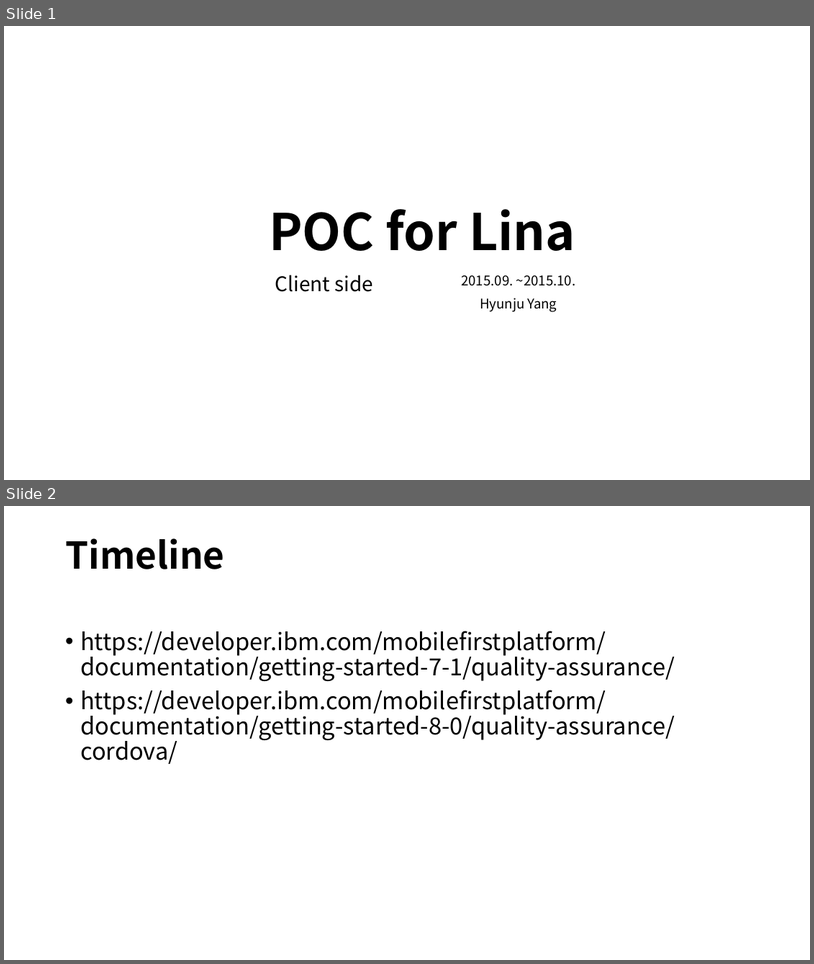
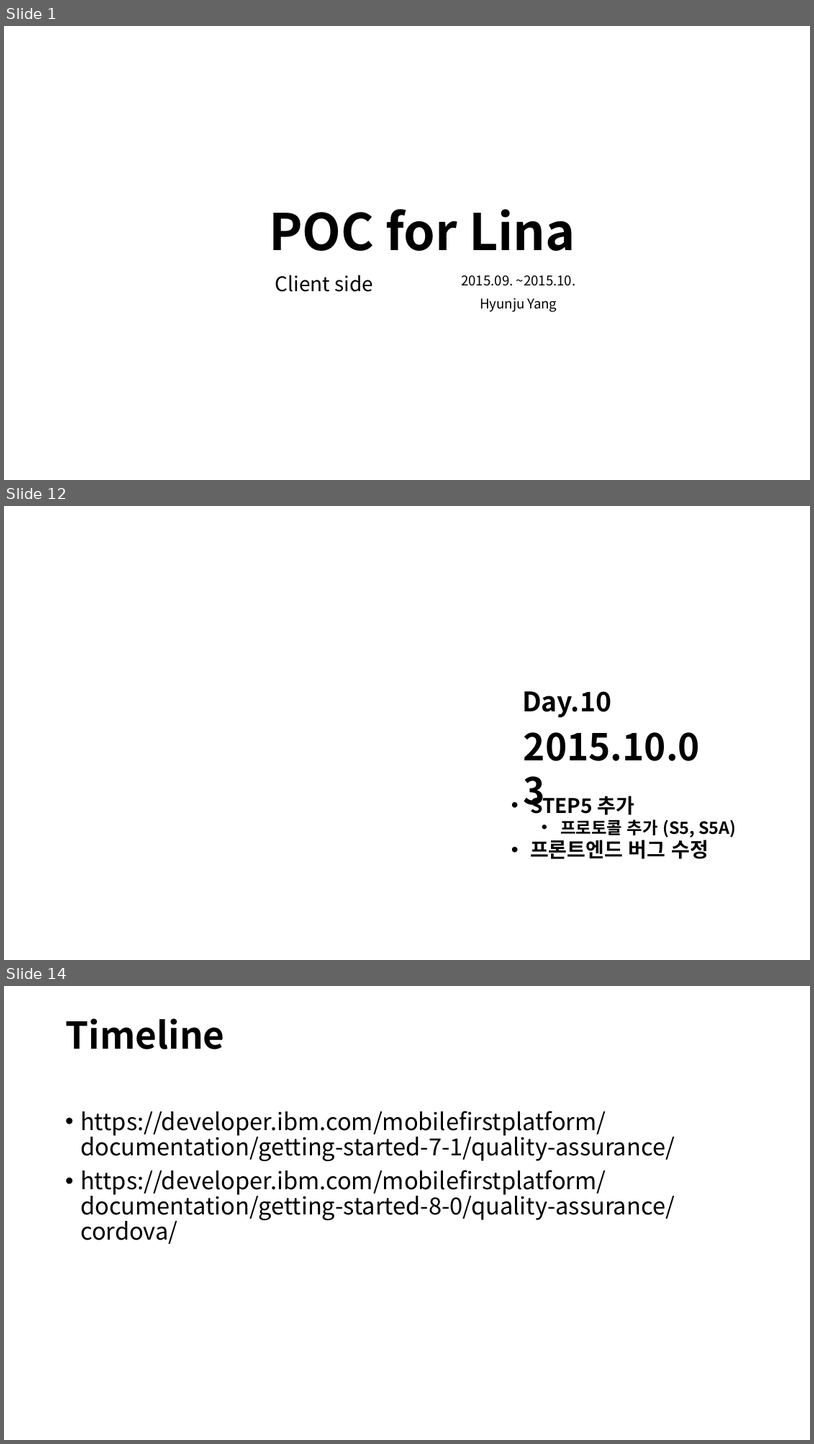
Before and after one commit to hjooyang/poc, a slide deck: POC for Lina.ppt. Shown one above the other, each under a label of ours: slides 1 and 2 before the commit, slides 1, 12 and 14 after it; the slides between them are not shown. The pictures are 814x964 and 814x1444 pixels, drawn with LibreOffice and Linux fonts; fonts in the diff are those of the drawing. Boxes give left, top, right and bottom in pixels: in the first picture for what was removed or moved away, otherwise in the second. Text is boxed around its words. In the diff, an @@ line names an element or a change of style, - is before the commit and + after.

```diff
--- a/POC for Lina.ppt
+++ b/POC for Lina.ppt
@@ slide 12 added at (4, 506, 810, 960), background #FFFFFF @@
@@ text added at (522, 691, 612, 718), 32 pt, text #000000, bold @@
+Day.10
@@ text added at (524, 732, 700, 761), 44 pt, text #000000, bold @@
+2015.10.03
@@ text added at (530, 793, 736, 859), 24 pt, text #000000, bold @@
+• STEP5 추가
+  • 프로토콜 추가 (S5, S5A)
+• 프론트엔드 버그 수정
@@ what was slide 2 is now slide 14 @@
```
Also in this commit, not shown: 1 slide changed, 14 other slides added, 3 slides removed.
